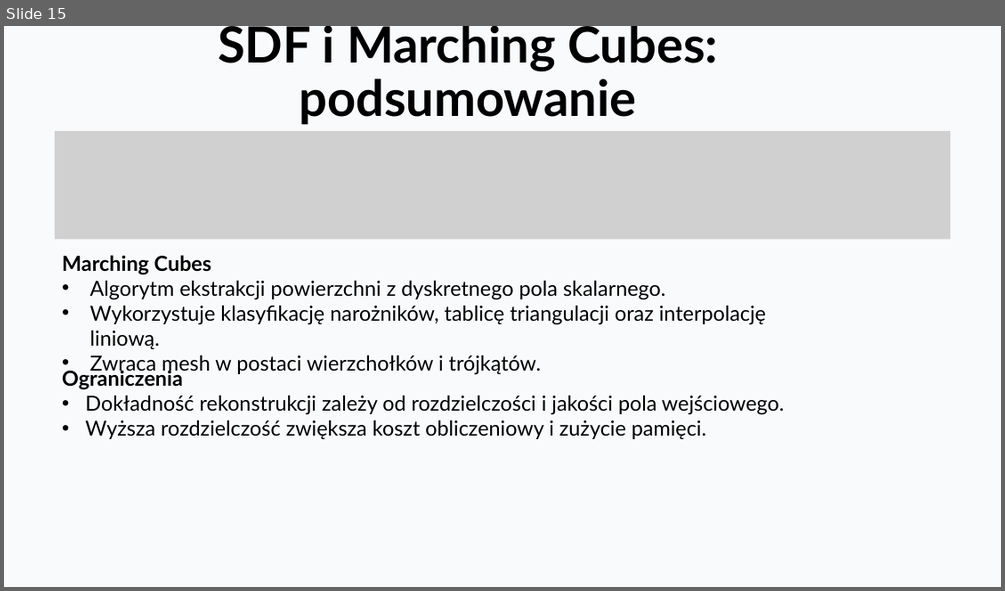
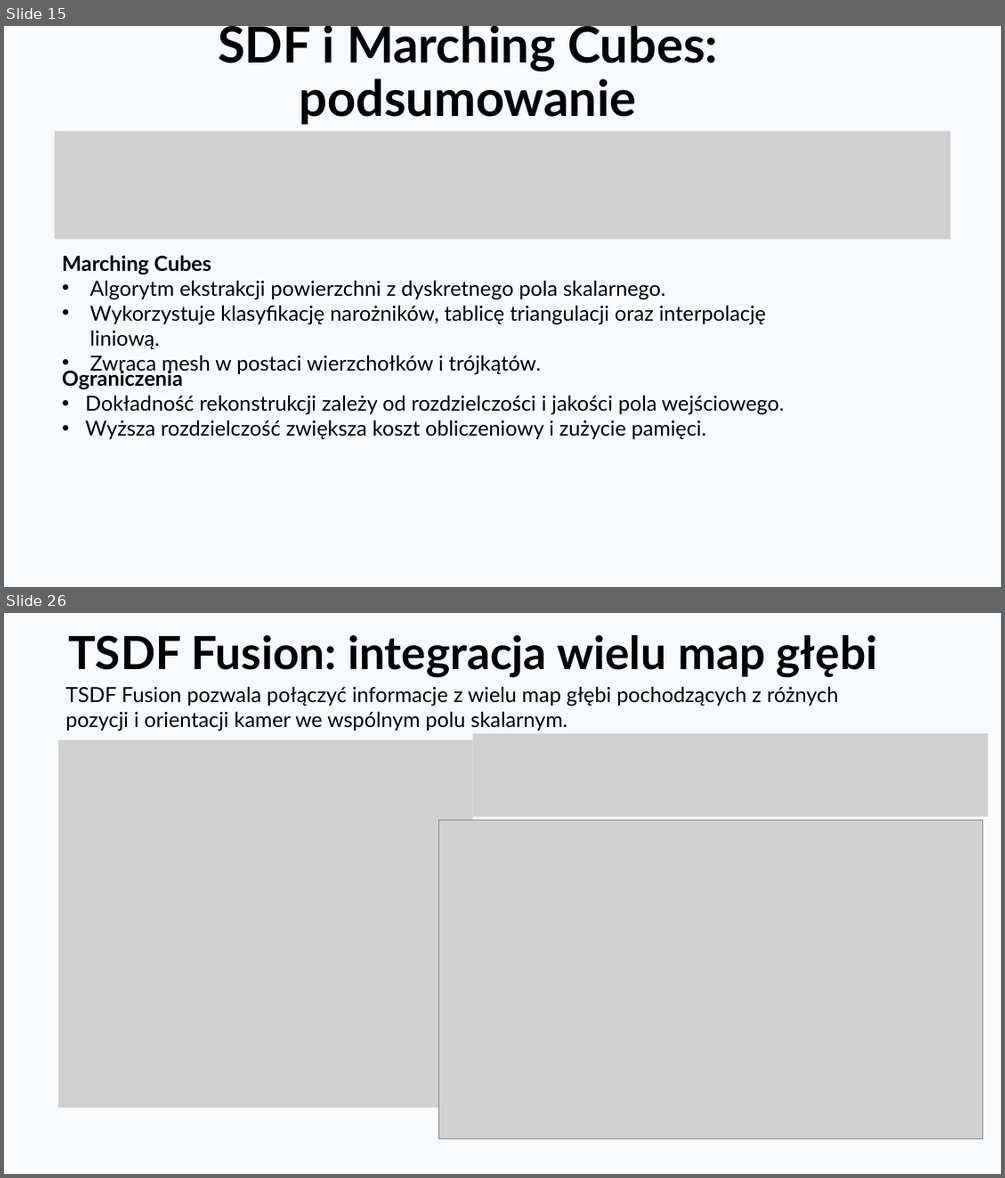
Before and after one commit to KajetanOzog/lab_6, a slide deck: prezentacja.pptx. Shown one above the other, each under a label of ours: slide 15 before the commit, slides 15 and 26 after it; the slides between them are not shown. The pictures are 1005x591 and 1005x1178 pixels, drawn with LibreOffice and Linux fonts; fonts in the diff are those of the drawing; grey boxes stand for pictures. Boxes give left, top, right and bottom in pixels: in the first picture for what was removed or moved away, otherwise in the second. Text is boxed around its words. In the diff, an @@ line names an element or a change of style, - is before the commit and + after.

```diff
--- a/prezentacja.pptx
+++ b/prezentacja.pptx
@@ slide 26 added at [4, 613, 1001, 1174], background #F8FAFC @@
@@ title added at [68, 635, 878, 678], 44 pt, text #000000, bold @@
+TSDF Fusion: integracja wielu map głębi
@@ text added at [65, 686, 838, 731], 20 pt, text #000000 @@
+TSDF Fusion pozwala połączyć informacje z wielu map głębi pochodzących z różnych pozycji i orientacji kamer we wspólnym polu skalarnym.
@@ picture added at [58, 740, 473, 1108] @@
@@ picture added at [473, 733, 988, 817] @@
@@ picture added at [438, 820, 983, 1139] @@
```
Also in this commit, not shown: 4 slides changed, 11 other slides added, 21 other files.
